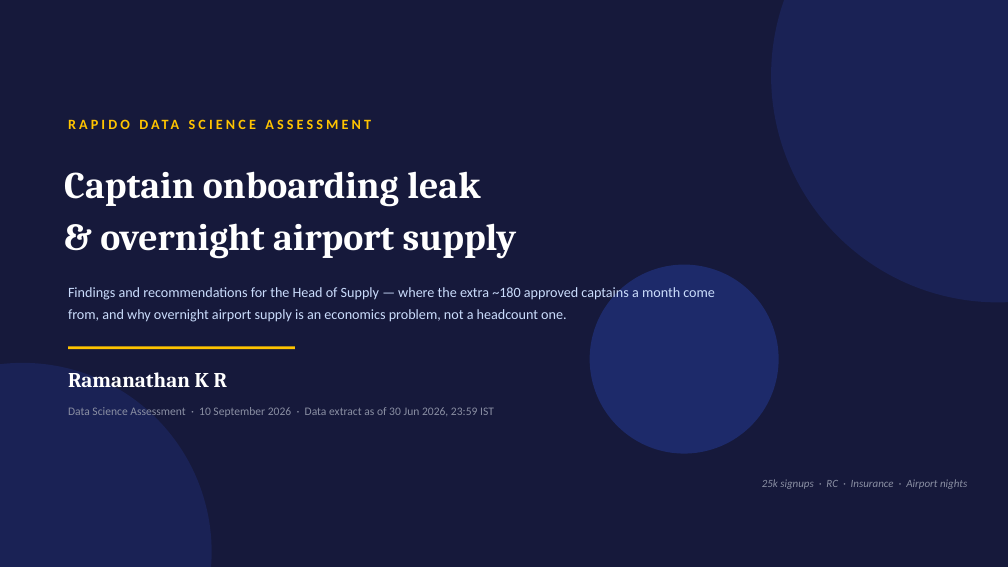
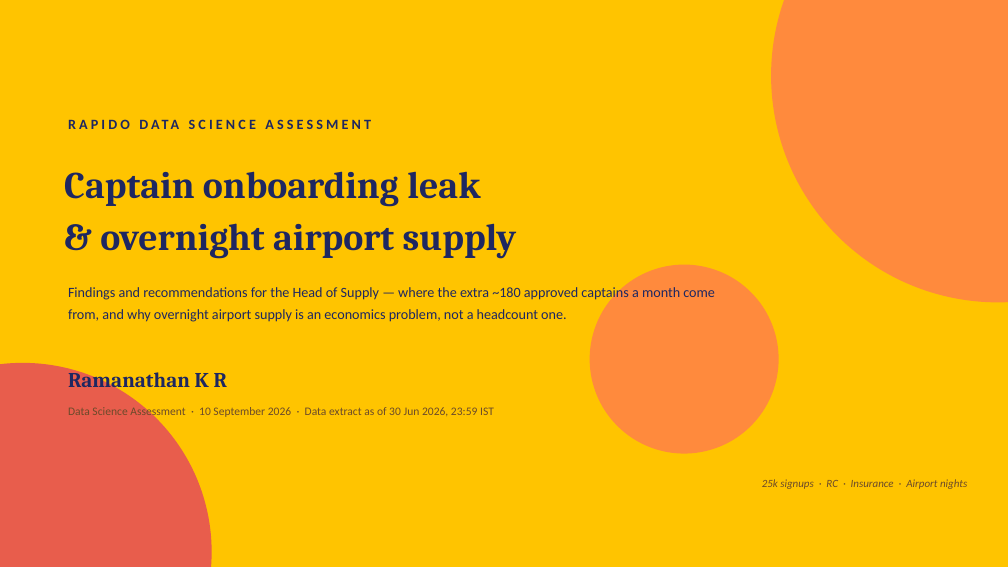
Before and after one commit to KRRamanathan/Project_R, a slide deck: slide 1 of DECK.pptx. Drawn at 1008x567 pixels with LibreOffice and Linux fonts; fonts in the diff are those of the drawing. Boxes give left, top, right and bottom in pixels: in the first picture for what was removed or moved away, otherwise in the second. Text is boxed around its words. In the diff, an @@ line names an element or a change of style, - is before the commit and + after.

Commit message:
Show the pie PNGs on the deck and switch to yellow–orange–red.
Headline, RC, Insurance, and overnight pies are embedded images so they actually show. Slides use Rapido yellow, orange, and red fills instead of navy.

```diff
--- a/DECK.pptx
+++ b/DECK.pptx
@@ background #16193B to #FFC400 @@
@@ ellipse at box(771, 0, 1008, 302): fill #1A2255 to #FF8A3D @@
@@ text "RAPIDO DATA SCIENCE ASSESSMENT" at box(68, 110, 824, 138): text colour #FFC400 to #1E2761 @@
@@ text "Captain onboarding leak" at box(64, 171, 517, 259): text colour #FFFFFF to #1E2761 @@
@@ text "Findings and recommendations for the ..." at box(68, 285, 715, 322): text colour #CADCFC to #1E2761 @@
@@ ellipse at box(590, 265, 779, 454): fill #1D2A6A to #FF8A3D @@
@@ ellipse at box(0, 363, 212, 567): fill #1A2255 to #E85D4C @@
@@ text "Ramanathan K R" at box(68, 368, 227, 393): text colour #FFFFFF to #1E2761 @@
@@ text "Data Science Assessment · 10 ..." at box(68, 406, 494, 419): text colour #8A8FA3 to #6B4A2A @@
@@ text "25k signups · RC · ..." at box(762, 479, 967, 489): text colour #8A8FA3 to #6B4A2A @@
```
Also in this commit, not shown: 6 other slides changed, 10 other files.
